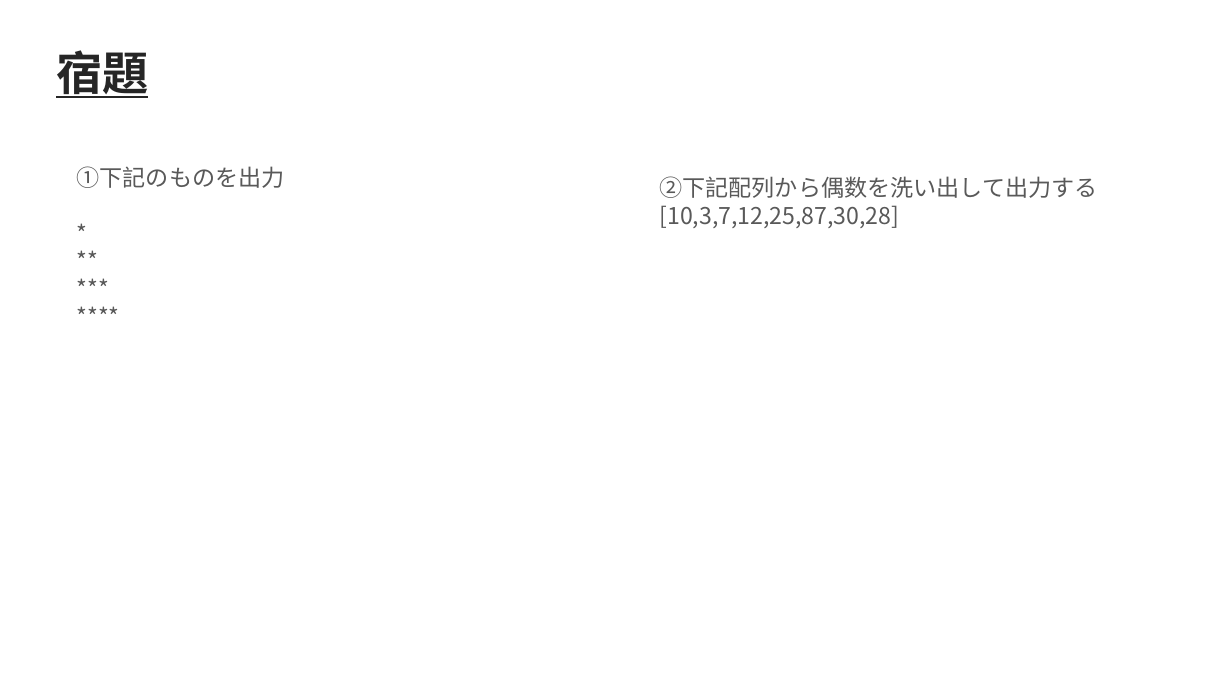
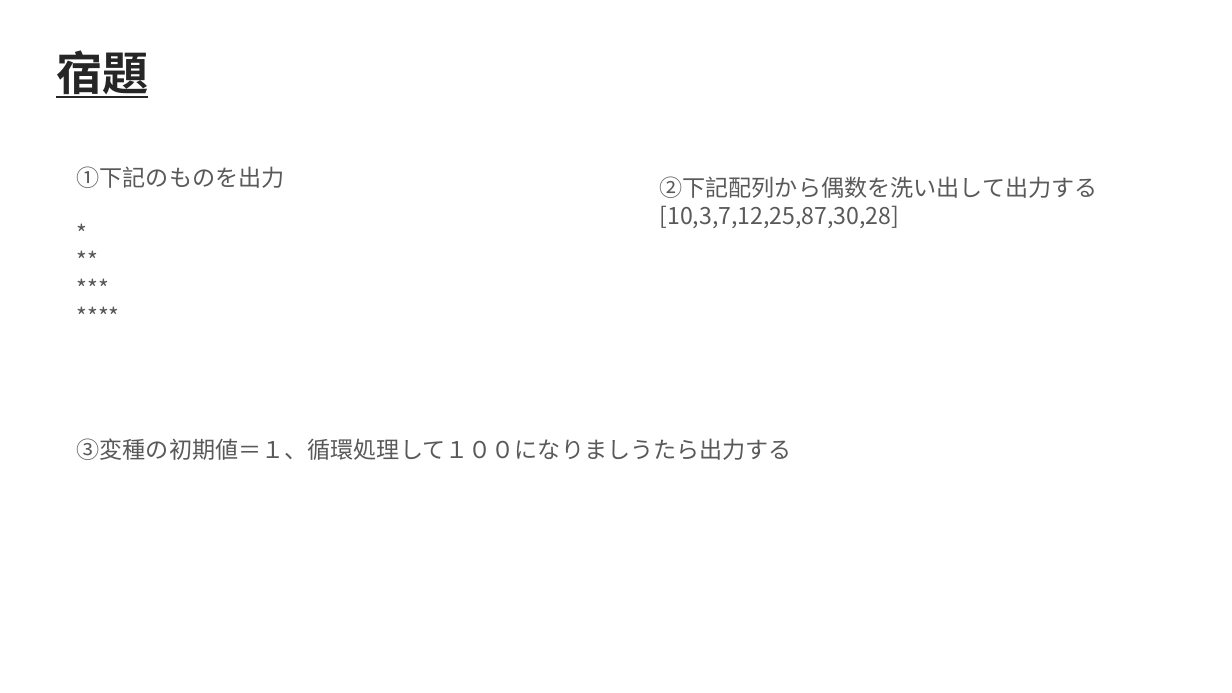
Before and after one commit to gassyou/javascript-course, a slide deck: slide 19 of 01.basic/day1/day01.pptx (slide 16 before the commit). Drawn at 1232x693 pixels with LibreOffice and Linux fonts; fonts in the diff are those of the drawing. Boxes give left, top, right and bottom in pixels: in the first picture for what was removed or moved away, otherwise in the second. Text is boxed around its words. In the diff, an @@ line names an element or a change of style, - is before the commit and + after.

```diff
--- a/01.basic/day1/day01.pptx
+++ b/01.basic/day1/day01.pptx
@@ text added at <box>77,438,792,460</box>, 18 pt, text #595959 @@
+③変種の初期値＝１、循環処理して１００になりましうたら出力する
```
Also in this commit, not shown: 5 other slides changed, 1 slide added, 10 other files.
